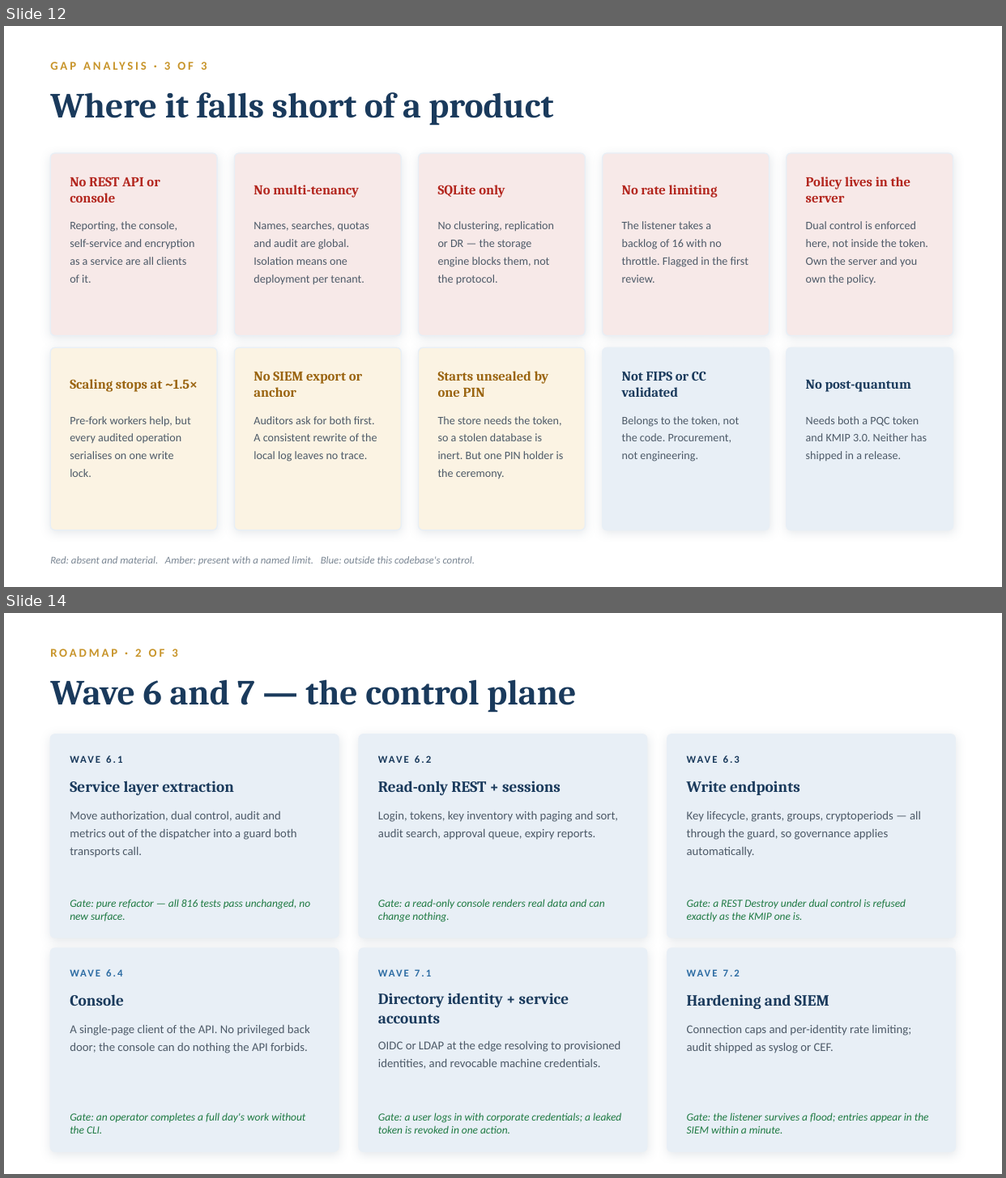
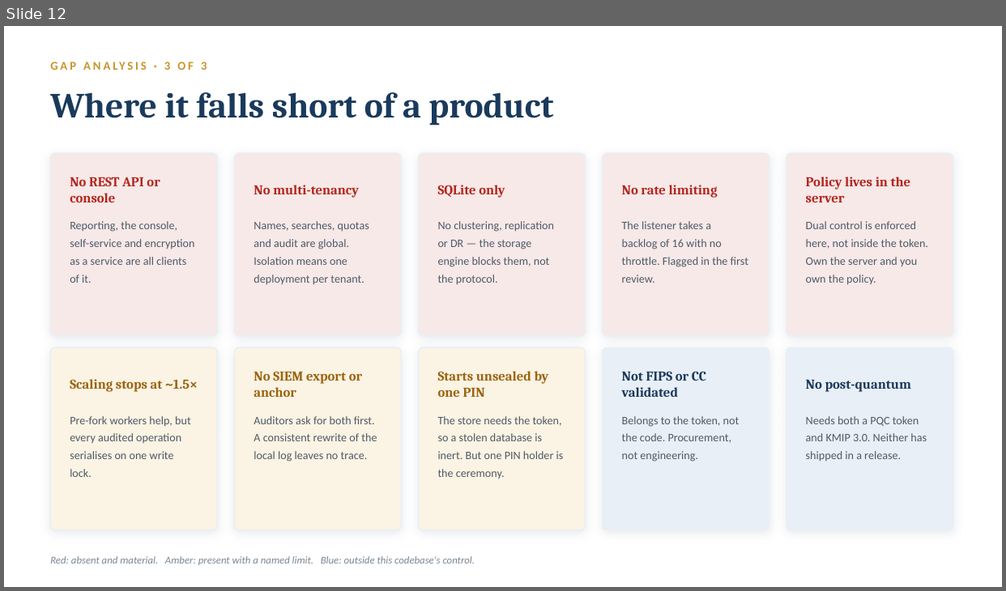
Before and after one commit to Gaillotte/Noida, a slide deck: KMIP_PKCS11_Overview_Deck.pptx. Shown one above the other, each under a label of ours: slides 12 and 14 before the commit, slide 12 after it; the slides between them are not shown. The pictures are 1006x1178 and 1006x591 pixels, drawn with LibreOffice and Linux fonts; fonts in the diff are those of the drawing. Boxes give left, top, right and bottom in pixels: in the first picture for what was removed or moved away, otherwise in the second. Text is boxed around its words. In the diff, an @@ line names an element or a change of style, - is before the commit and + after.

```diff
--- a/KMIP_PKCS11_Overview_Deck.pptx
+++ b/KMIP_PKCS11_Overview_Deck.pptx
@@ slide 14 removed at (4,613,1002,1174), background #FFFFFF @@
@@ text removed at (50,649,177,657) @@
-ROADMAP · 2 OF 3
@@ text removed at (50,679,576,713) @@
-Wave 6 and 7 — the control plane
@@ rounded rectangle removed at (50,735,339,938) @@
@@ text removed at (106,756,122,763) @@
-WAVE 6.1
@@ rounded rectangle removed at (359,735,647,938) @@
@@ text removed at (415,756,431,763) @@
-WAVE 6.2
@@ rounded rectangle removed at (667,735,956,938) @@
@@ text removed at (723,756,739,763) @@
-WAVE 6.3
@@ text removed at (70,781,234,795) @@
-Service layer extraction
@@ text removed at (378,781,560,795) @@
-Read-only REST + sessions
@@ text removed at (687,781,800,795) @@
-Write endpoints
@@ text removed at (70,811,296,858) @@
-Move authorization, dual control, audit and metrics out of the dispatcher into a guard both transports call.
@@ text removed at (378,811,618,840) @@
-Login, tokens, key inventory with paging and sort, audit search, approval queue, expiry reports.
@@ text removed at (687,811,921,858) @@
-Key lifecycle, grants, groups, cryptoperiods — all through the guard, so governance applies automatically.
@@ text removed at (70,899,310,922) @@
-Gate: pure refactor — all 816 tests pass unchanged, no new surface.
@@ text removed at (378,899,604,922) @@
-Gate: a read-only console renders real data and can change nothing.
@@ text removed at (687,899,906,922) @@
-Gate: a REST Destroy under dual control is refused exactly as the KMIP one is.
@@ rounded rectangle removed at (50,948,339,1152) @@
@@ rounded rectangle removed at (359,948,647,1152) @@
@@ rounded rectangle removed at (667,948,956,1152) @@
@@ text removed at (106,969,122,977) @@
-WAVE 6.4
@@ text removed at (415,969,431,977) @@
-WAVE 7.1
@@ text removed at (723,969,739,977) @@
-WAVE 7.2
@@ text removed at (70,995,124,1006) @@
-Console
@@ text removed at (378,993,569,1024) @@
-Directory identity + service accounts
@@ text removed at (687,995,829,1009) @@
-Hardening and SIEM
@@ text removed at (70,1024,310,1054) @@
-A single-page client of the API. No privileged back door; the console can do nothing the API forbids.
@@ text removed at (687,1025,911,1054) @@
-Connection caps and per-identity rate limiting; audit shipped as syslog or CEF.
@@ text removed at (378,1041,620,1069) @@
-OIDC or LDAP at the edge resolving to provisioned identities, and revocable machine credentials.
@@ text removed at (70,1113,305,1134) @@
-Gate: an operator completes a full day's work without the CLI.
@@ text removed at (378,1113,621,1134) @@
-Gate: a user logs in with corporate credentials; a leaked token is revoked in one action.
@@ text removed at (687,1113,929,1134) @@
-Gate: the listener survives a flood; entries appear in the SIEM within a minute.
```
Also in this commit, not shown: 2 slides changed, 1 slide added, 13 other files.
